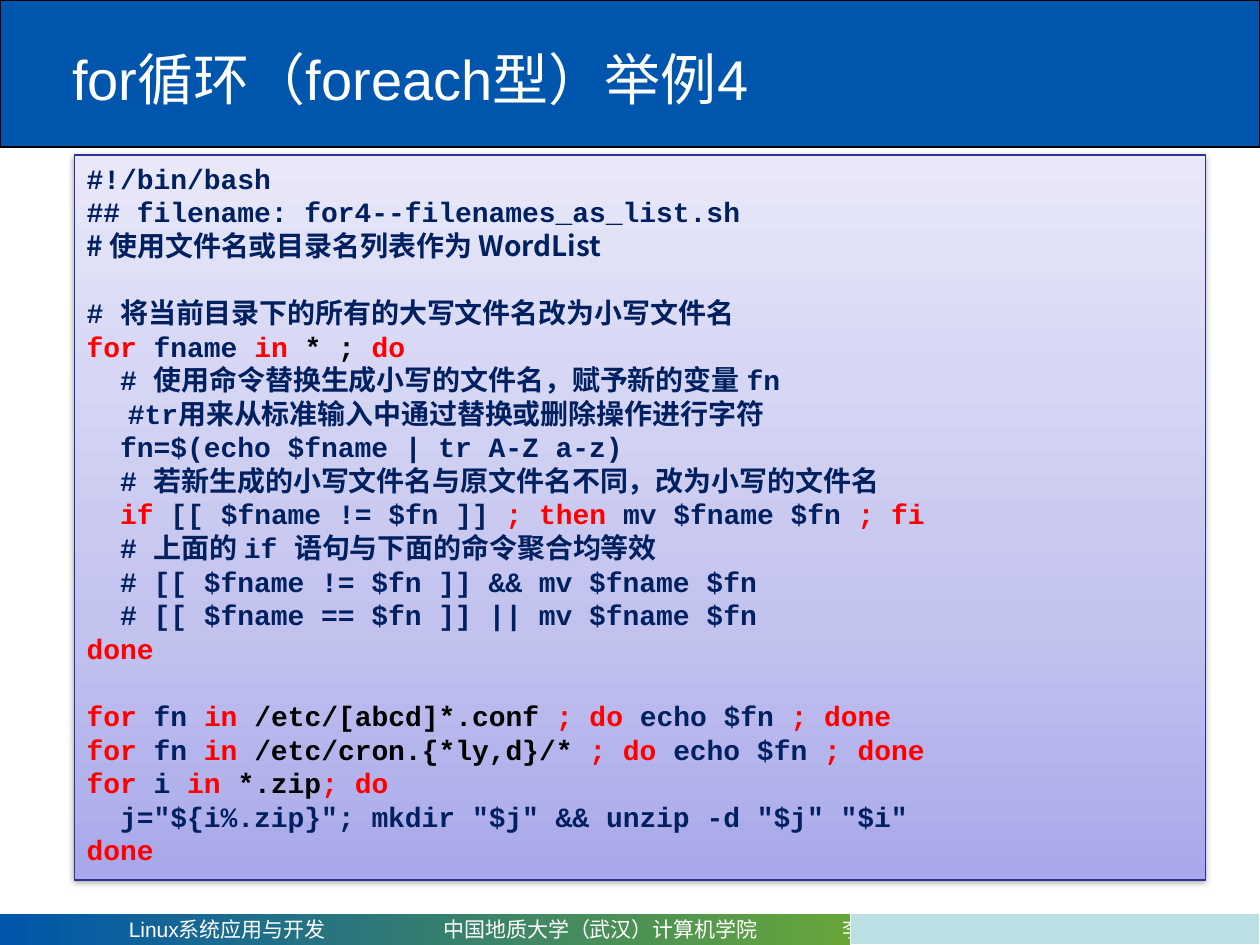
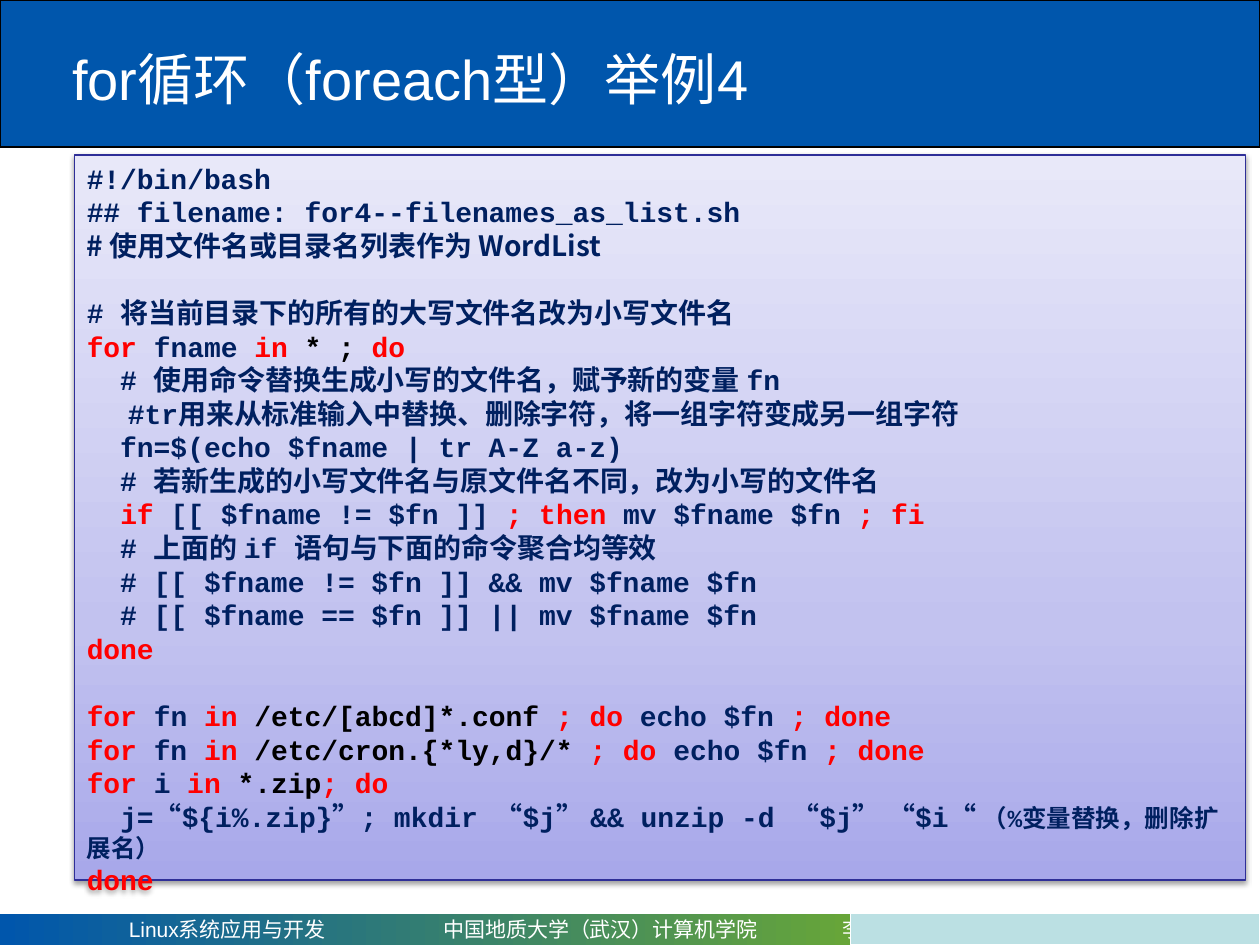
Before and after one commit to mxy493/CUGCS, a slide deck: slide 92 of 3-1大三上/Linux系统应用与开发（康晓军）/课件/第四章 shell编程.pptx (slide 82 before the commit). Drawn at 1260x945 pixels with LibreOffice and Linux fonts; fonts in the diff are those of the drawing. Boxes give left, top, right and bottom in pixels: in the first picture for what was removed or moved away, otherwise in the second. Text is boxed around its words. In the diff, an @@ line names an element or a change of style, - is before the commit and + after.

```diff
--- a/3-1大三上/Linux系统应用与开发（康晓军）/课件/第四章 shell编程.pptx
+++ b/3-1大三上/Linux系统应用与开发（康晓军）/课件/第四章 shell编程.pptx
@@ rectangle "#!/bin/bash" resized from (x1=74, y1=155, x2=1206, y2=881) to (x1=74, y1=155, x2=1245, y2=881) @@
@@ text in rectangle at (x1=128, y1=404, x2=959, y2=428): text changed @@
-#tr用来从标准输入中通过替换或删除操作进行字符
+#tr用来从标准输入中替换、删除字符，将一组字符变成另一组字符
@@ text in rectangle at (x1=87, y1=803, x2=1219, y2=860): text changed @@
-j="${i%.zip}"; mkdir "$j" && unzip -d "$j" "$i"
+j=“${i%.zip}”; mkdir “$j” && unzip -d “$j” “$i“ （%变量替换，删除扩展名）
```
Also in this commit, not shown: 16 other slides changed, 22 slides added, 1 slide removed, 3 other files.
